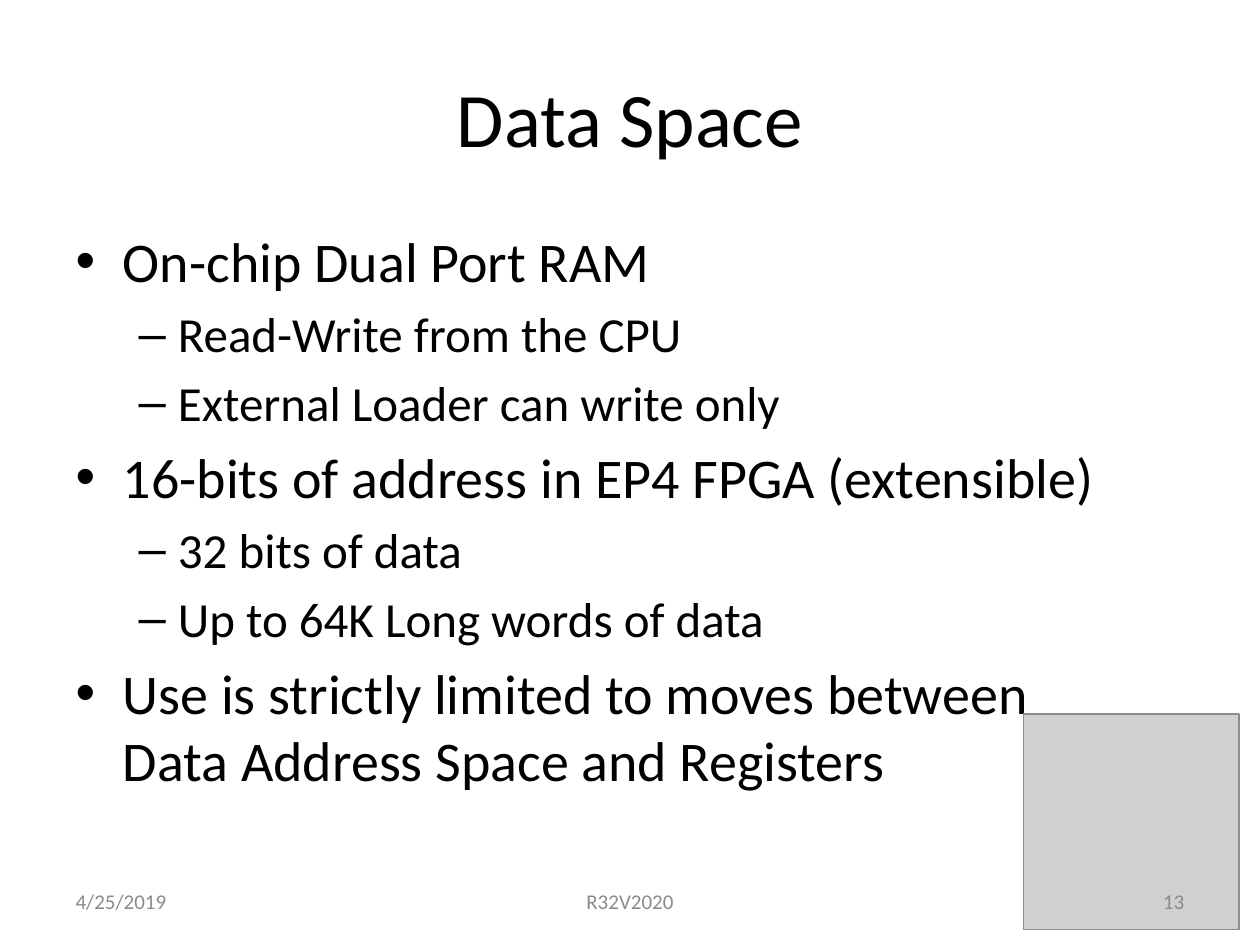
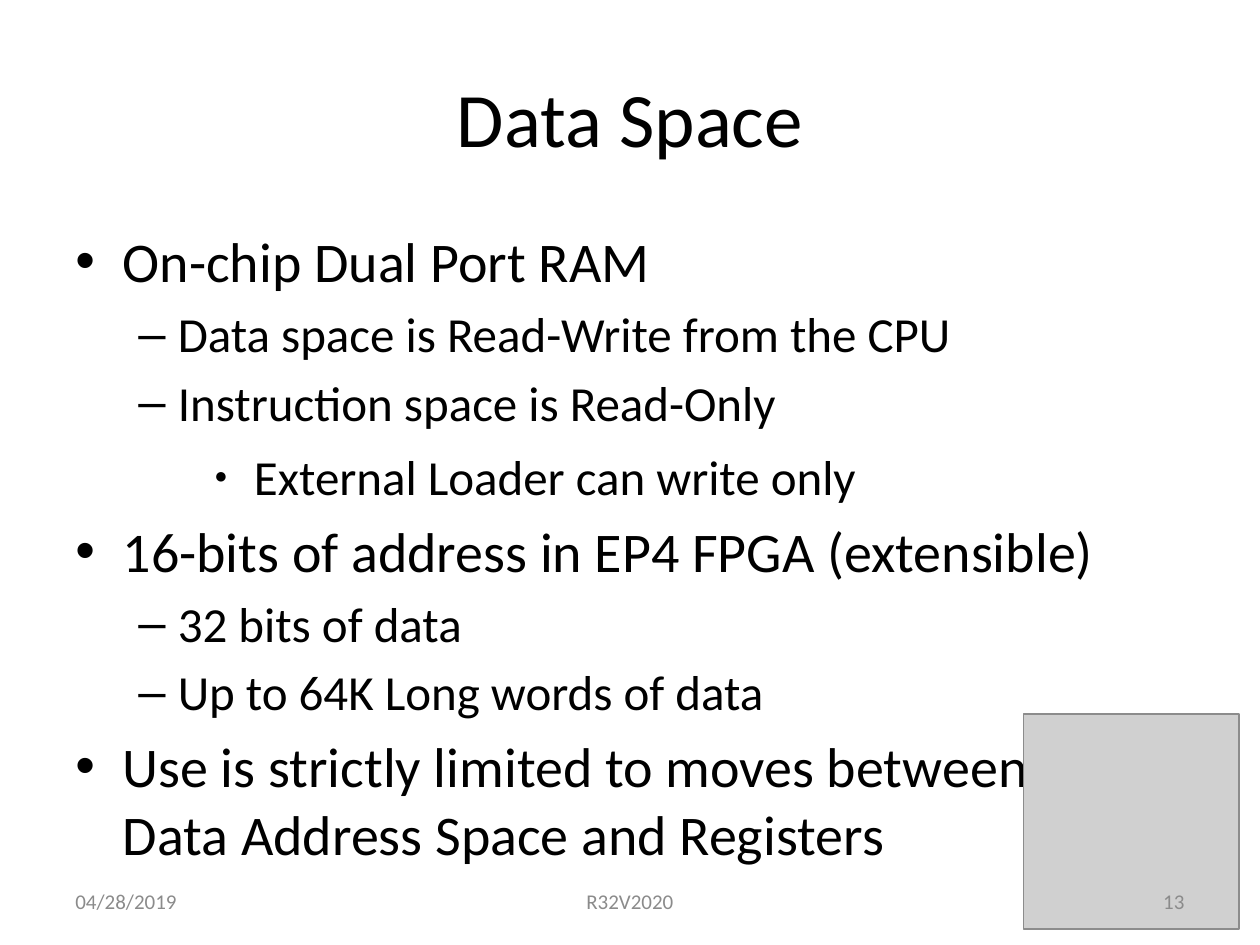
Before and after one commit to douggilliland/R32V2020, a slide deck: slide 13 of Architecture/R32V2020-RISC in EP4CE6.pptx. Drawn at 1260x945 pixels with LibreOffice and Linux fonts; fonts in the diff are those of the drawing; grey boxes stand for pictures. Boxes give left, top, right and bottom in pixels: in the first picture for what was removed or moved away, otherwise in the second. Text is boxed around its words. In the diff, an @@ line names an element or a change of style, - is before the commit and + after.

```diff
--- a/Architecture/R32V2020-RISC in EP4CE6.pptx
+++ b/Architecture/R32V2020-RISC in EP4CE6.pptx
@@ text at (123,243,1093,865): indent changed; bullet – to ●; list level 2 to 3 in "External Loader can write only" @@
@@ text at (178,318,951,429): text changed @@
-  – Read-Write from the CPU
+  – Data space is Read-Write from the CPU
+  – Instruction space is Read-Only
@@ text at (75,894,176,910): text changed; text colour #8C8C8C to #8B8B8B @@
-4/25/2019
+04/28/2019
```
Also in this commit, not shown: 15 other slides changed.
